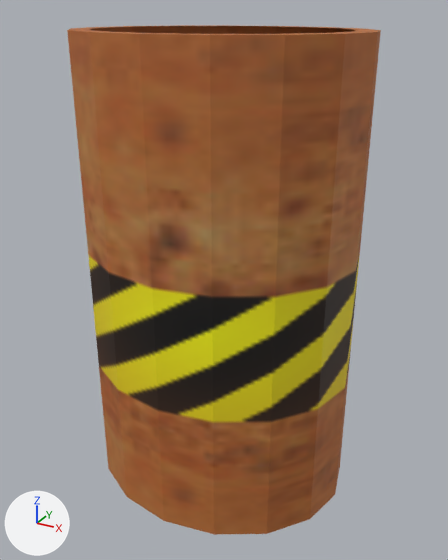
One commit to the OBJ model data/models/objetos/geral/barrel.obj: the scene before it, then after it.
Before and after are seen from a camera (50 mm lens) standing at (9.56, -17.14, 16.06) and looking at (0.15, -0.04, 7.51). Lighting does not change. The marker at lower left points along +X, +Y and +Z. Where no turn or scale is listed for an object, it has been applied to the vertices.

The scene before the commit, as lines of its bpy script (objects in view):
```python
me_cylinder_cylinder = bpy.data.meshes.new('Cylinder_Cylinder')
me_cylinder_cylinder.from_pydata(...)  # 49 vertices, 48 faces; spans x -4.7..4.7, y -4.0..4.0, z 0.0..15.5
me_cylinder_cylinder.materials.append(mat_material_001_barrel_png)  # picture img_barrel_png
ob_cylinder_cylinder = bpy.data.objects.new('Cylinder_Cylinder', me_cylinder_cylinder)
ob_cylinder_cylinder.location = (0.0, 0.0, 0.0)
```
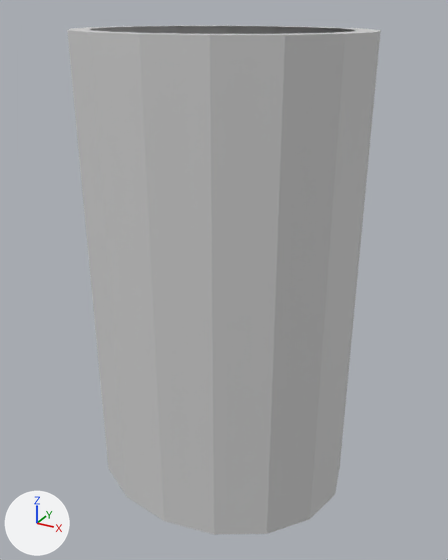
Pixel boxes (x1, y1, x2, y2) of what changed, in the pictures (448 x 560 px):
'Cylinder_Cylinder', recoloured (brown to grey): (67, 25, 381, 535) in both

The change, as a list of edits to the scene's bpy script:
```text
Add mat_material:
    mat_material = principled_material('material')
    mat_material.base_color = (0.64, 0.64, 0.64)  # light grey #d1d1d1
    mat_material.roughness = 0.69
Change me_cylinder_cylinder:
    where me_cylinder_cylinder.from_pydata(...)  # 49 vertices, 48 faces; spans x -4.7..4.7, y -4.0..4.0, z 0.0..15.5
    remove me_cylinder_cylinder.materials.append(mat_material_001_barrel_png)  # picture img_barrel_png
    add me_cylinder_cylinder.materials.append(mat_material)  # light grey #d1d1d1
```
